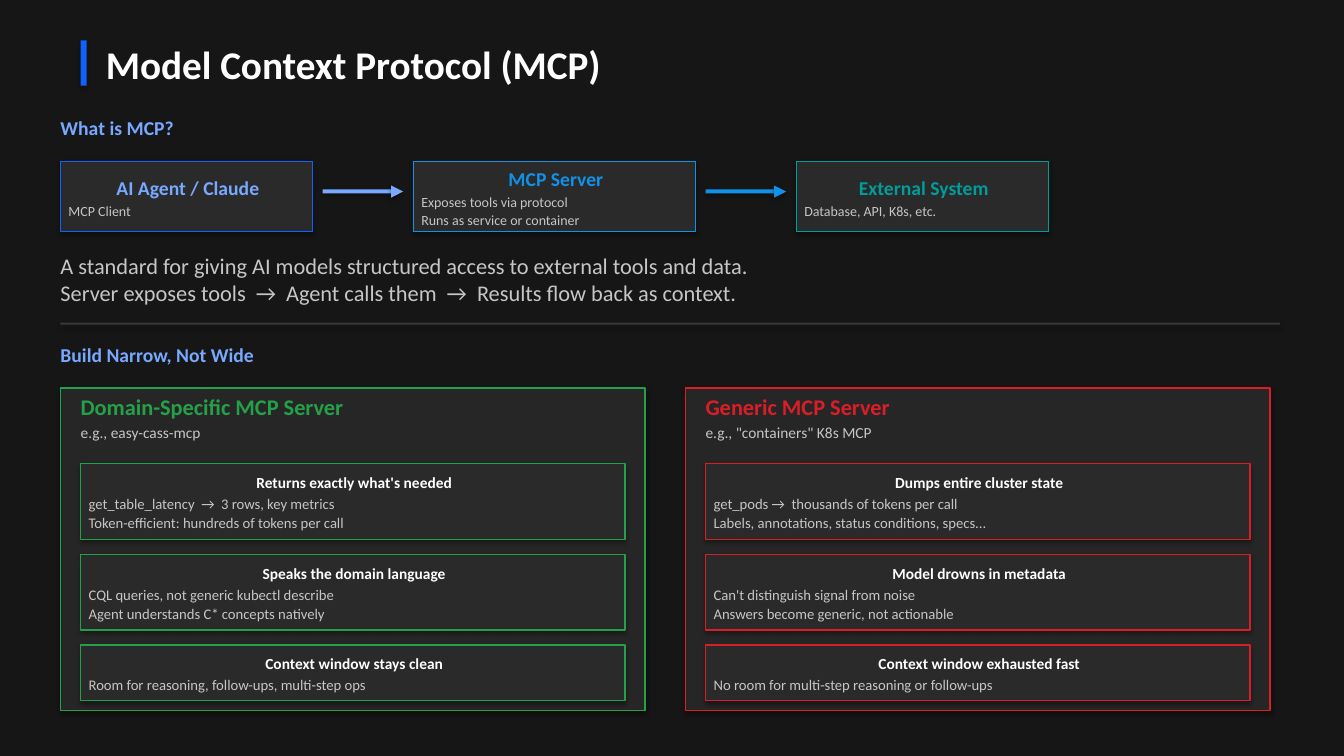
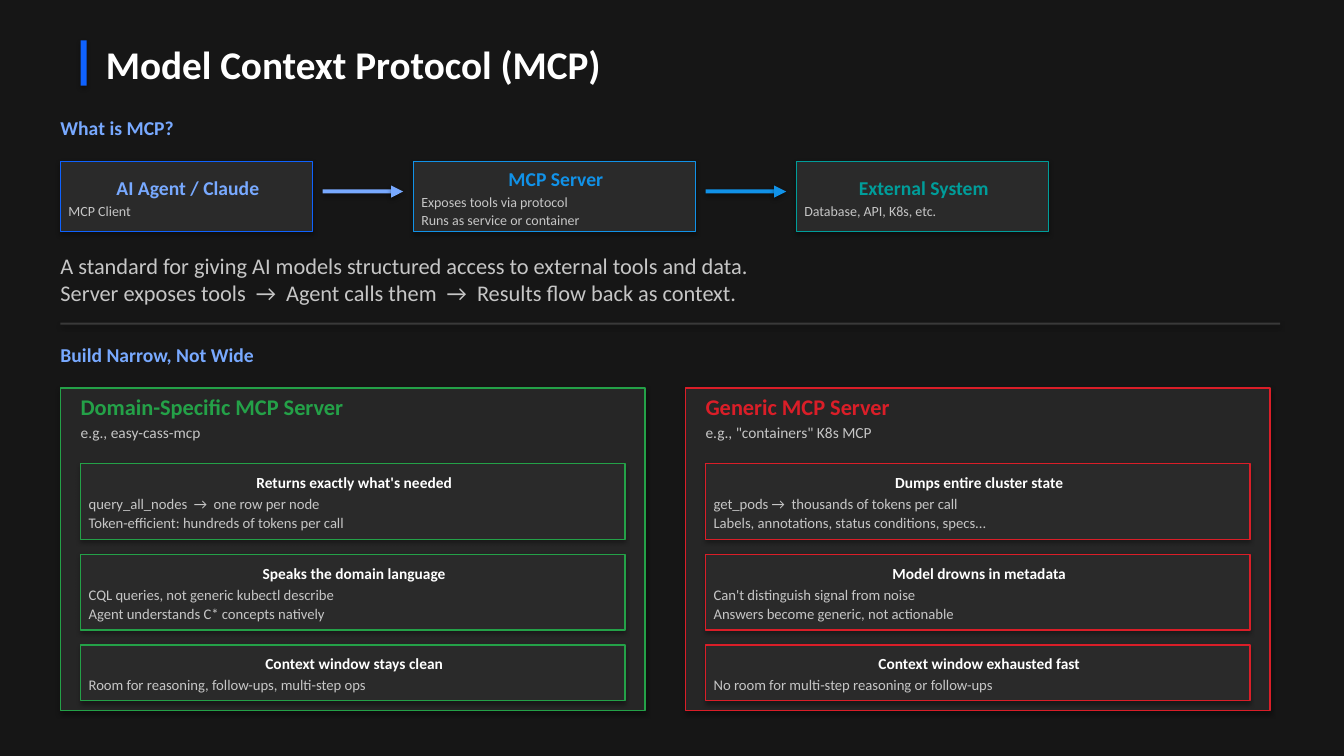
Before and after one commit to jamesc127/k8ssandra-mcp-workshop, a slide deck: slide 14 of k8ssandra-reference-architecture.pptx. Drawn at 1344x756 pixels with LibreOffice and Linux fonts; fonts in the diff are those of the drawing. Boxes give left, top, right and bottom in pixels: in the first picture for what was removed or moved away, otherwise in the second. Text is boxed around its words. In the diff, an @@ line names an element or a change of style, - is before the commit and + after.

```diff
--- a/k8ssandra-reference-architecture.pptx
+++ b/k8ssandra-reference-architecture.pptx
@@ text in rectangle at (x1=89, y1=499, x2=319, y2=512): text changed @@
-get_table_latency → 3 rows, key metrics
+query_all_nodes → one row per node
```
Also in this commit, not shown: 13 other slides changed, 1 slide removed.
